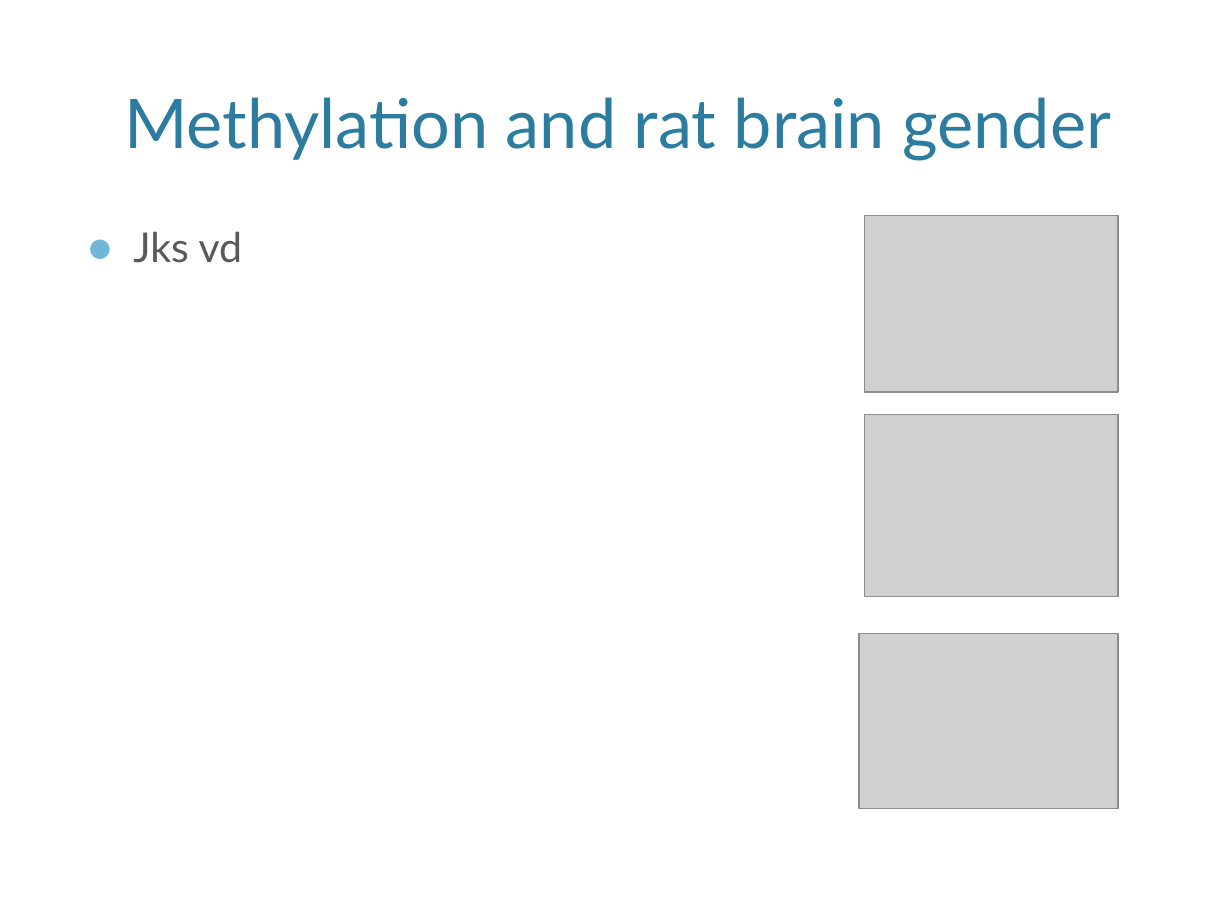
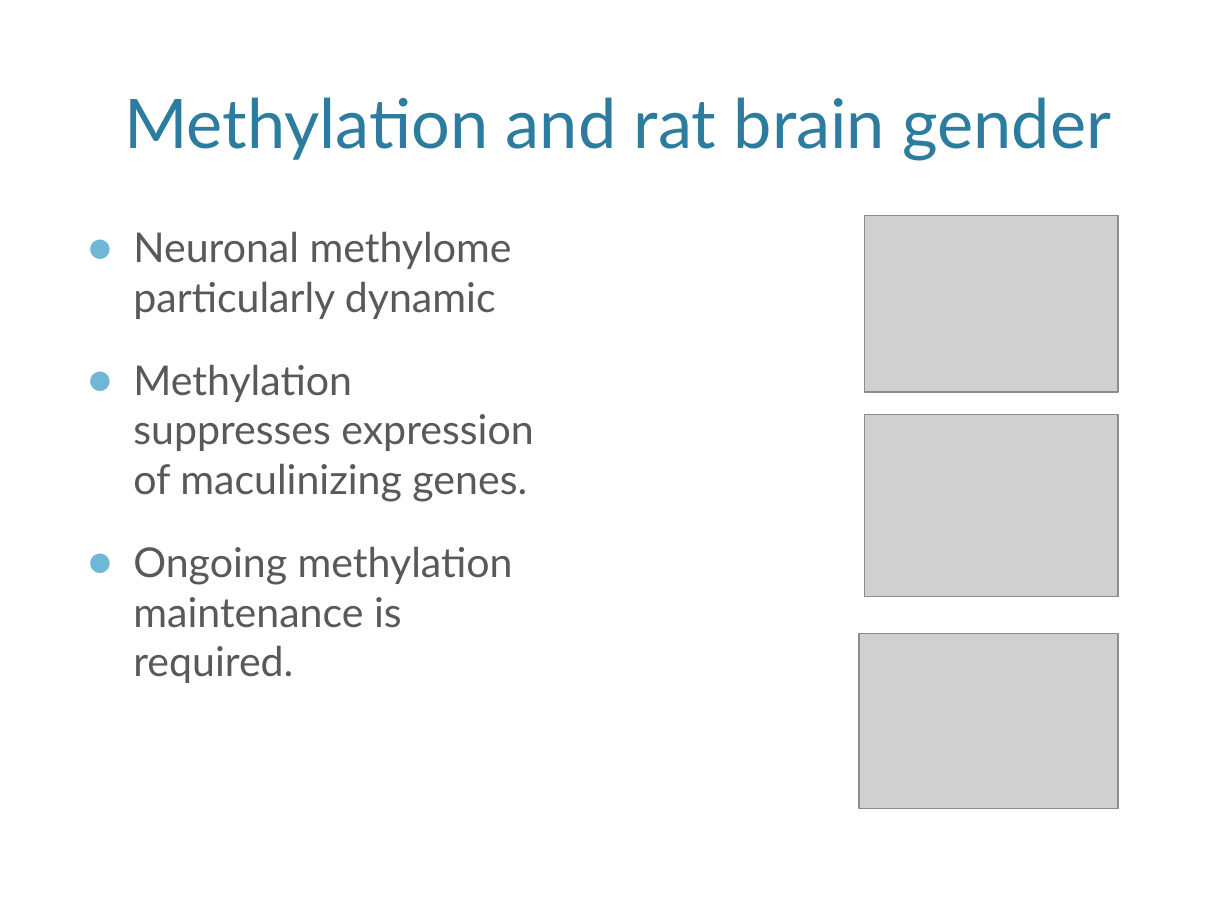
Before and after one commit to vreuter/jekeal, a slide deck: slide 8 of KipnisLabMeeting_2017-03-13.pptx (slide 7 before the commit). Drawn at 1232x924 pixels with LibreOffice and Linux fonts; fonts in the diff are those of the drawing; grey boxes stand for pictures; background and template pictures are left out. Boxes give left, top, right and bottom in pixels: in the first picture for what was removed or moved away, otherwise in the second. Text is boxed around its words. In the diff, an @@ line names an element or a change of style, - is before the commit and + after.

```diff
--- a/KipnisLabMeeting_2017-03-13.pptx
+++ b/KipnisLabMeeting_2017-03-13.pptx
@@ text at box(133, 231, 533, 683): text changed @@
-● Jks vd
+● Neuronal methylome particularly dynamic
+● Methylation suppresses expression of maculinizing genes.
+● Ongoing methylation maintenance is required.
```
Also in this commit, not shown: 4 other slides changed, 4 slides added, 3 slides removed, 1 other file.
